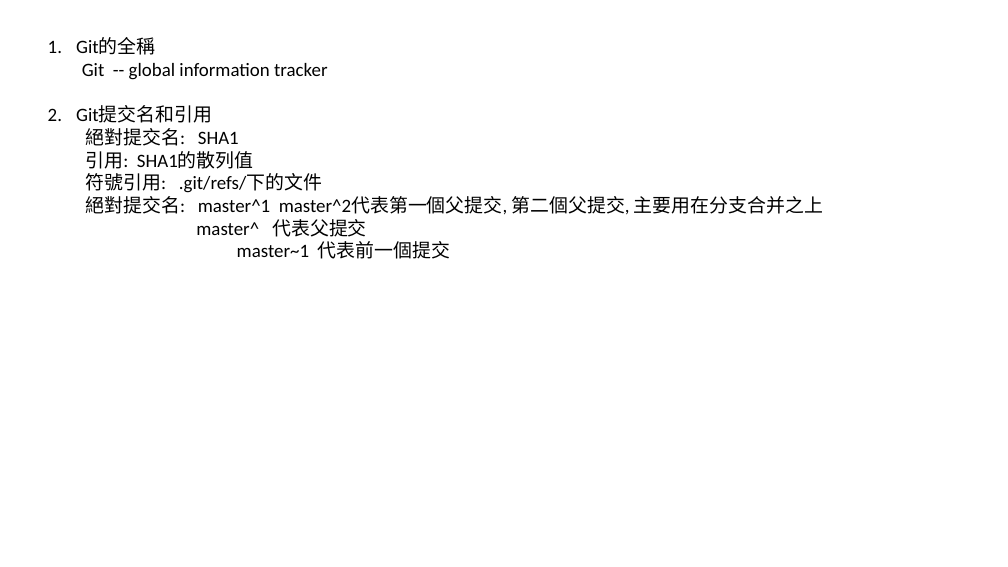
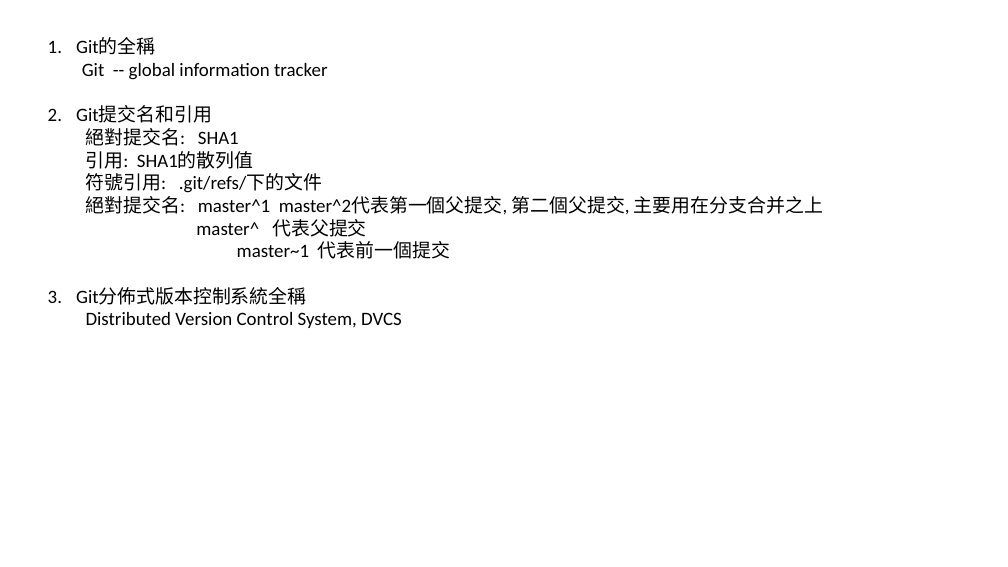
Before and after one commit to luchaojun/ChaojunStudy, a slide deck: slide 2 of GitStudy/GitStudy.pptx. Drawn at 1008x567 pixels with LibreOffice and Linux fonts; fonts in the diff are those of the drawing. Boxes give left, top, right and bottom in pixels: in the first picture for what was removed or moved away, otherwise in the second. Text is boxed around its words. In the diff, an @@ line names an element or a change of style, - is before the commit and + after.

```diff
--- a/GitStudy/GitStudy.pptx
+++ b/GitStudy/GitStudy.pptx
@@ text at (x1=76, y1=287, x2=402, y2=328): paragraphs added @@
+3. Git分佈式版本控制系統全稱
+  Distributed Version Control System, DVCS
```
Also in this commit, not shown: 1 slide added.
